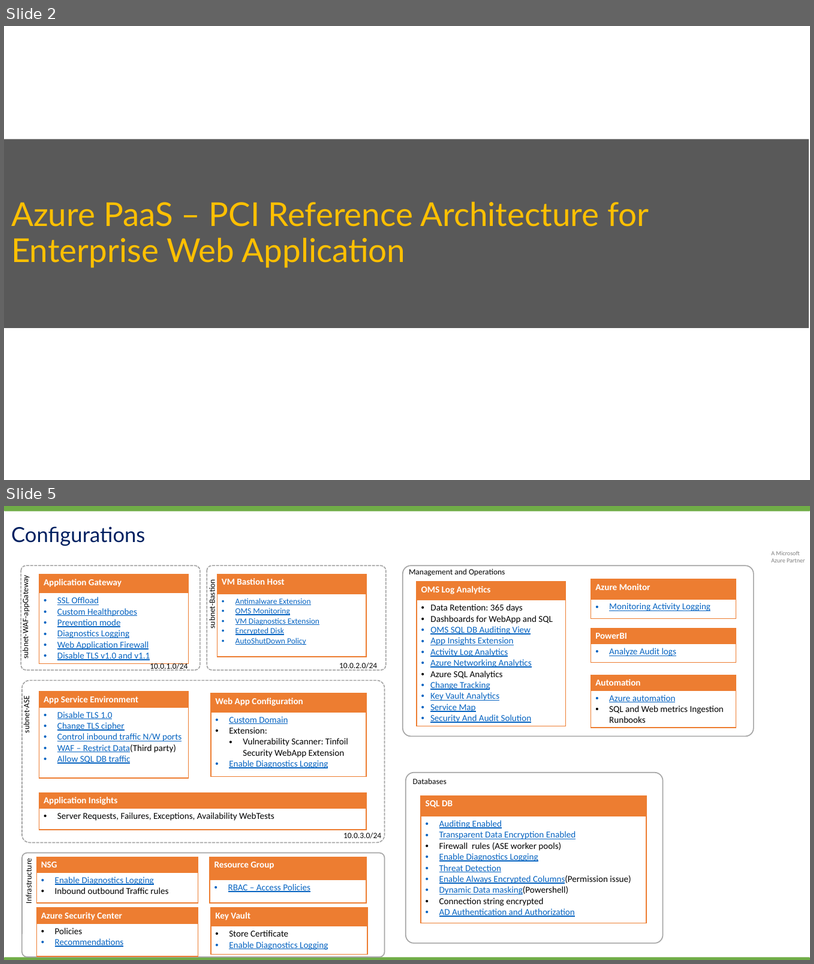
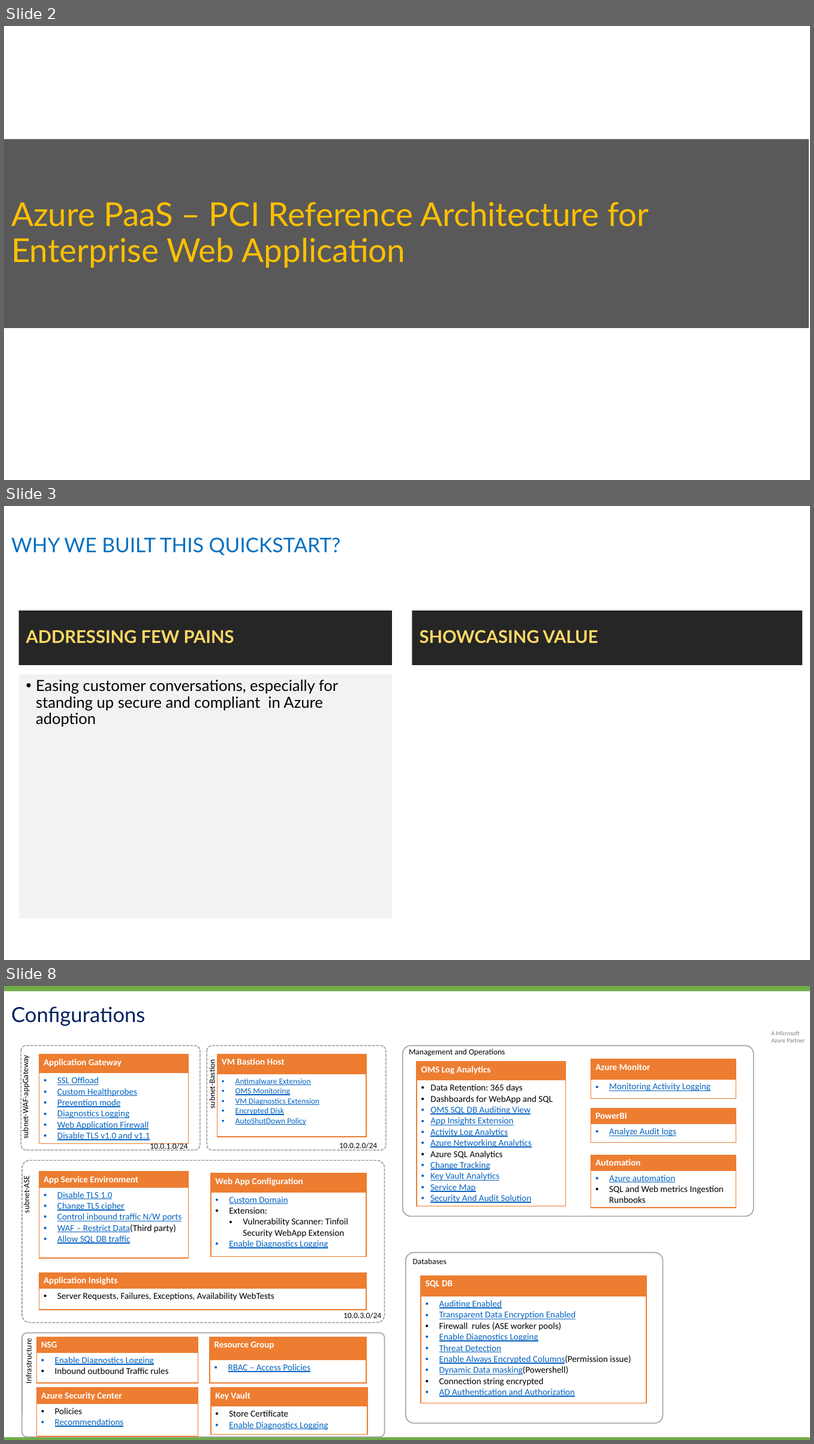
Before and after one commit to Cloudneeti/pci-paas-webapp-ase-sqldb-appgateway-keyvault-oms, a slide deck: documents/Azure_PCI_PaaS_Management_Reference_Architecture.pptx. Shown one above the other, each under a label of ours: slides 2 and 5 before the commit, slides 2, 3 and 8 after it; the slides between them are not shown. The pictures are 814x964 and 814x1444 pixels, drawn with LibreOffice and Linux fonts; fonts in the diff are those of the drawing; background and template pictures are left out. Boxes give left, top, right and bottom in pixels: in the first picture for what was removed or moved away, otherwise in the second. Text is boxed around its words. In the diff, an @@ line names an element or a change of style, - is before the commit and + after.

```diff
--- a/documents/Azure_PCI_PaaS_Management_Reference_Architecture.pptx
+++ b/documents/Azure_PCI_PaaS_Management_Reference_Architecture.pptx
@@ slide 3 added at (4, 506, 810, 960), background #FFFFFF @@
@@ title added at (11, 537, 341, 555), 20 pt, text #0070C0 @@
+WHY WE BUILT THIS QUICKSTART?
@@ text added at (18, 610, 392, 665), fill #262626, 17.4 pt, text #FFD966, bold @@
+ADDRESSING FEW PAINS
@@ text added at (413, 610, 803, 665), fill #262626, 17.4 pt, text #FFD966, bold @@
+SHOWCASING VALUE
@@ text added at (18, 675, 392, 918), fill #F2F2F2, 15.2 pt, text #000000 @@
+• Easing customer conversations, especially for standing up secure and compliant in Azure adoption
@@ what was slide 5 is now slide 8 @@
```
Also in this commit, not shown: 2 slides changed, 2 other slides added, 4 other files.
